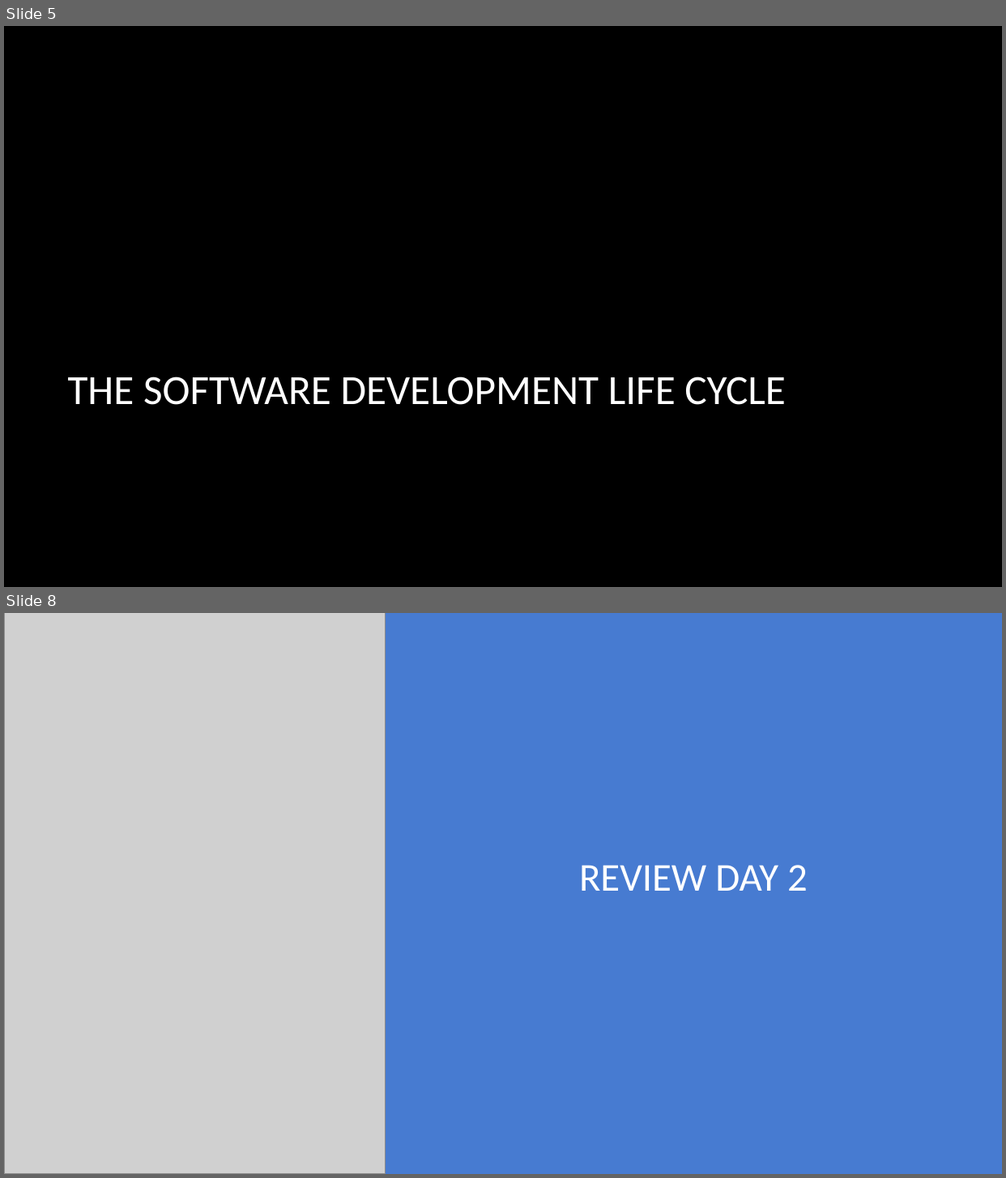
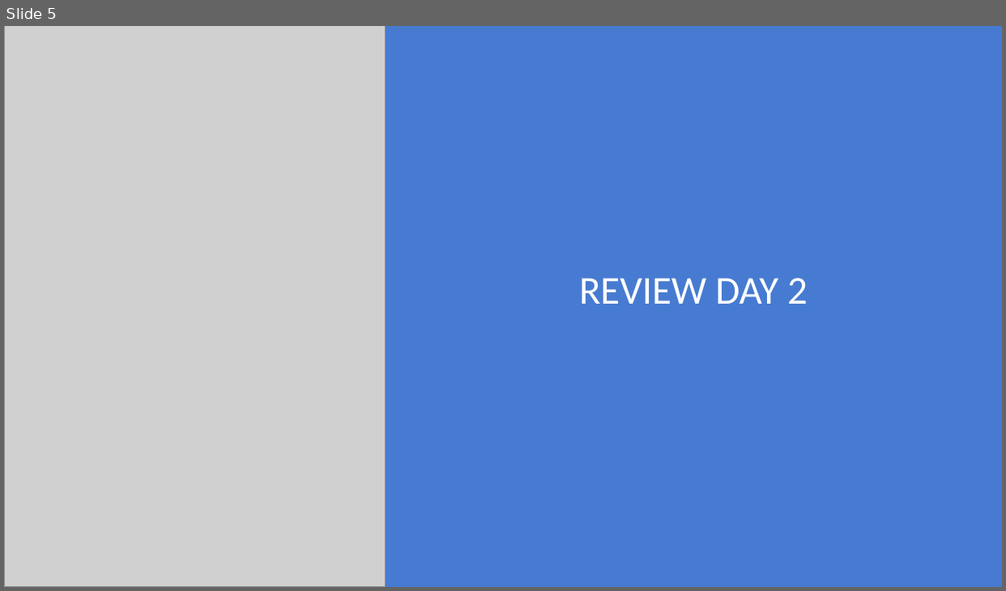
Before and after one commit to hexa-decim8/ISBPM, a slide deck: Class_Materials/Week_3/Day_1/ISBPM w3d1.pptx. Shown one above the other, each under a label of ours: slides 5 and 8 before the commit, slide 5 after it; the slides between them are not shown. The pictures are 1006x1178 and 1006x591 pixels, drawn with LibreOffice and Linux fonts; fonts in the diff are those of the drawing; grey boxes stand for pictures; background and template pictures are left out. Boxes give left, top, right and bottom in pixels: in the first picture for what was removed or moved away, otherwise in the second. Text is boxed around its words. In the diff, an @@ line names an element or a change of style, - is before the commit and + after.

```diff
--- a/Class_Materials/Week_3/Day_1/ISBPM w3d1.pptx
+++ b/Class_Materials/Week_3/Day_1/ISBPM w3d1.pptx
@@ slide 5 removed at bbox=[4, 26, 1002, 587], background picture (left out) @@
@@ title removed at bbox=[68, 377, 786, 405] @@
-THE SOFTWARE DEVELOPMENT LIFE CYCLE
@@ what was slide 8 is now slide 5 @@
```
Also in this commit, not shown: 2 slides changed, 2 other slides removed, 2 other files.
